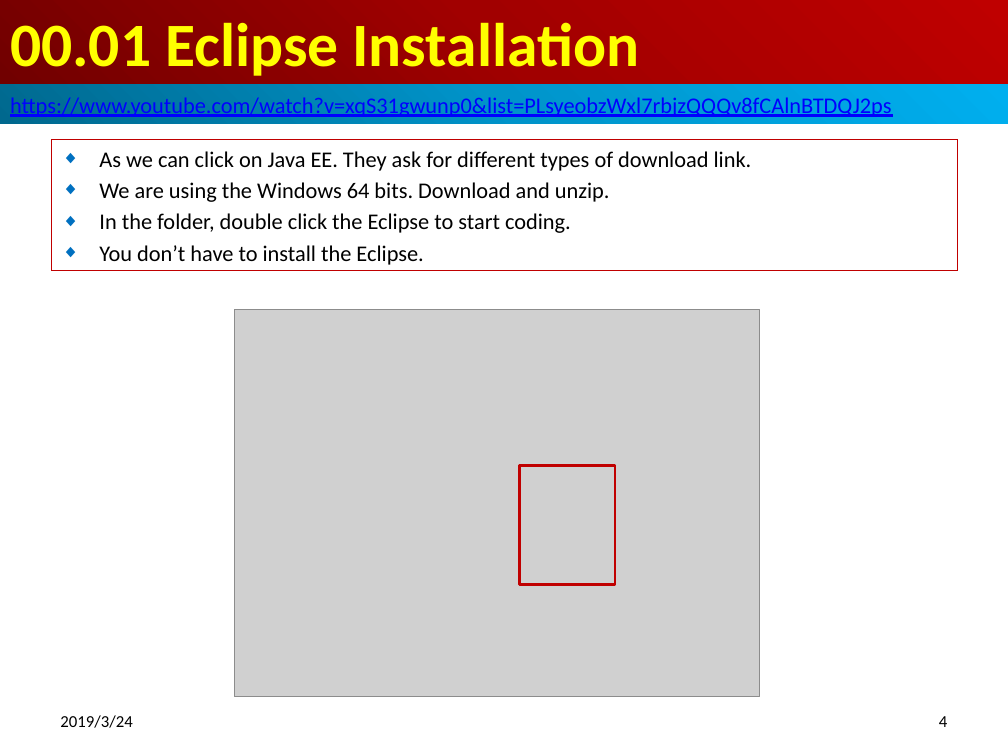
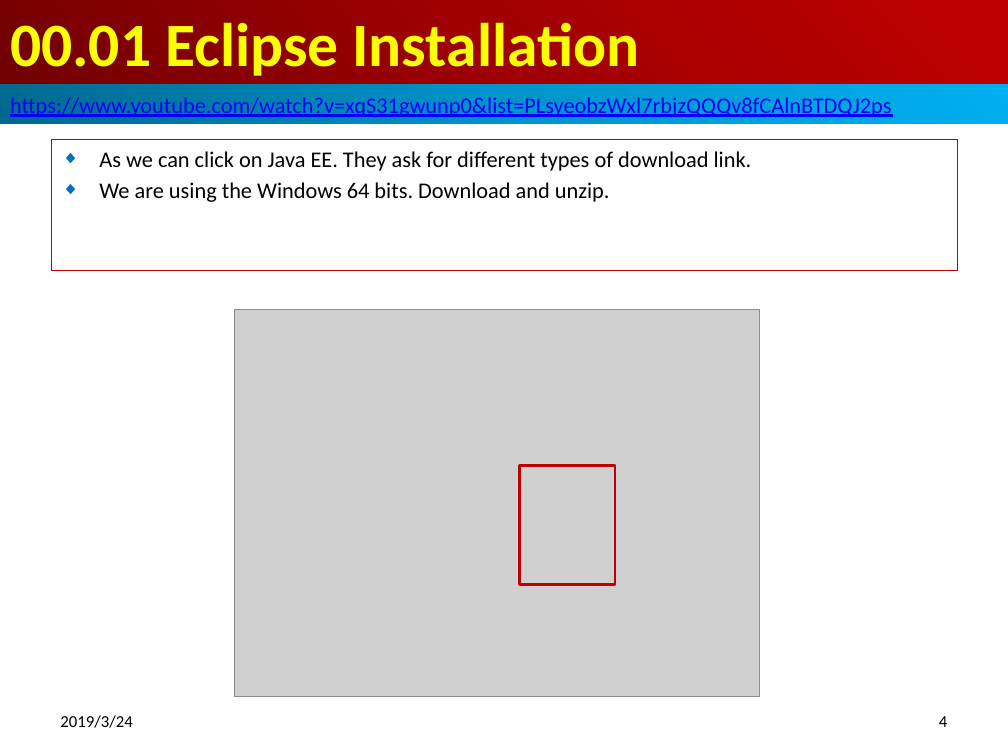
Before and after one commit to peterhchen/100-Java-Topic, a slide deck: slide 4 of 00_Eclipse_06/0001_Eclipse.pptx. Drawn at 1008x756 pixels with LibreOffice and Linux fonts; fonts in the diff are those of the drawing; grey boxes stand for pictures. Boxes give left, top, right and bottom in pixels: in the first picture for what was removed or moved away, otherwise in the second. Text is boxed around its words. In the diff, an @@ line names an element or a change of style, - is before the commit and + after.

```diff
--- a/00_Eclipse_06/0001_Eclipse.pptx
+++ b/00_Eclipse_06/0001_Eclipse.pptx
@@ subtitle at (x1=99, y1=213, x2=571, y2=265): paragraphs removed @@
-◆ In the folder, double click the Eclipse to start coding.
-◆ You don’t have to install the Eclipse.
```
Also in this commit, not shown: 1 slide added, 1 other file.
